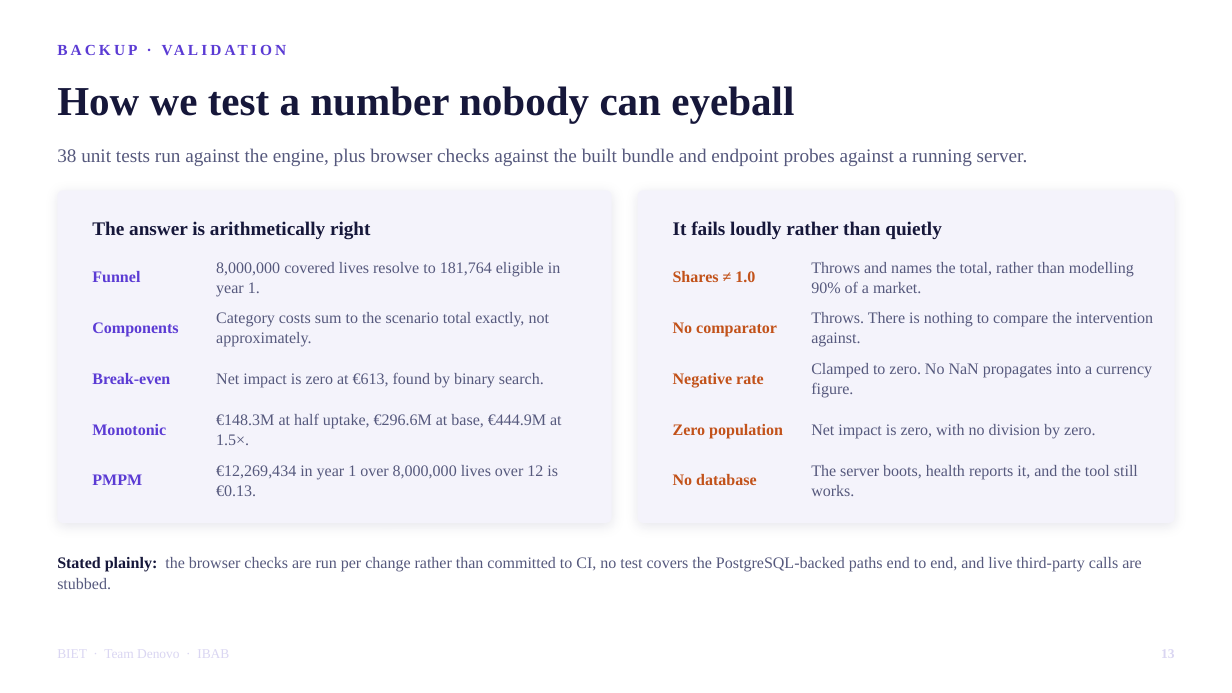
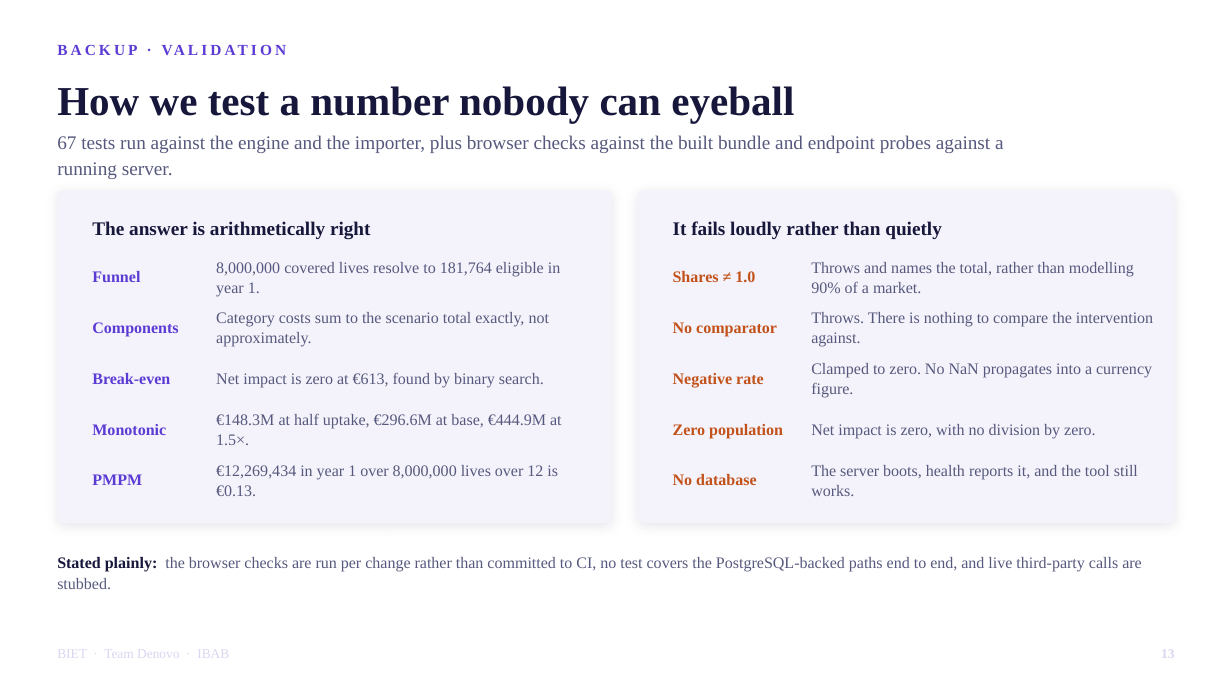
Before and after one commit to Sumithraju/early_stage_bia_react_node_postgres, a slide deck: slide 13 of docs/presentation/BIET-Denovo-10min.pptx. Drawn at 1232x693 pixels with LibreOffice and Linux fonts; fonts in the diff are those of the drawing. Boxes give left, top, right and bottom in pixels: in the first picture for what was removed or moved away, otherwise in the second. Text is boxed around its words. In the diff, an @@ line names an element or a change of style, - is before the commit and + after.

```diff
--- a/docs/presentation/BIET-Denovo-10min.pptx
+++ b/docs/presentation/BIET-Denovo-10min.pptx
@@ text at box(57, 135, 1004, 179): text changed @@
-38 unit tests run against the engine, plus browser checks against the built bundle and endpoint probes against a running server.
+67 tests run against the engine and the importer, plus browser checks against the built bundle and endpoint probes against a running server.
```
Also in this commit, not shown: 2 other slides changed, 1 slide added, 3 other files.
